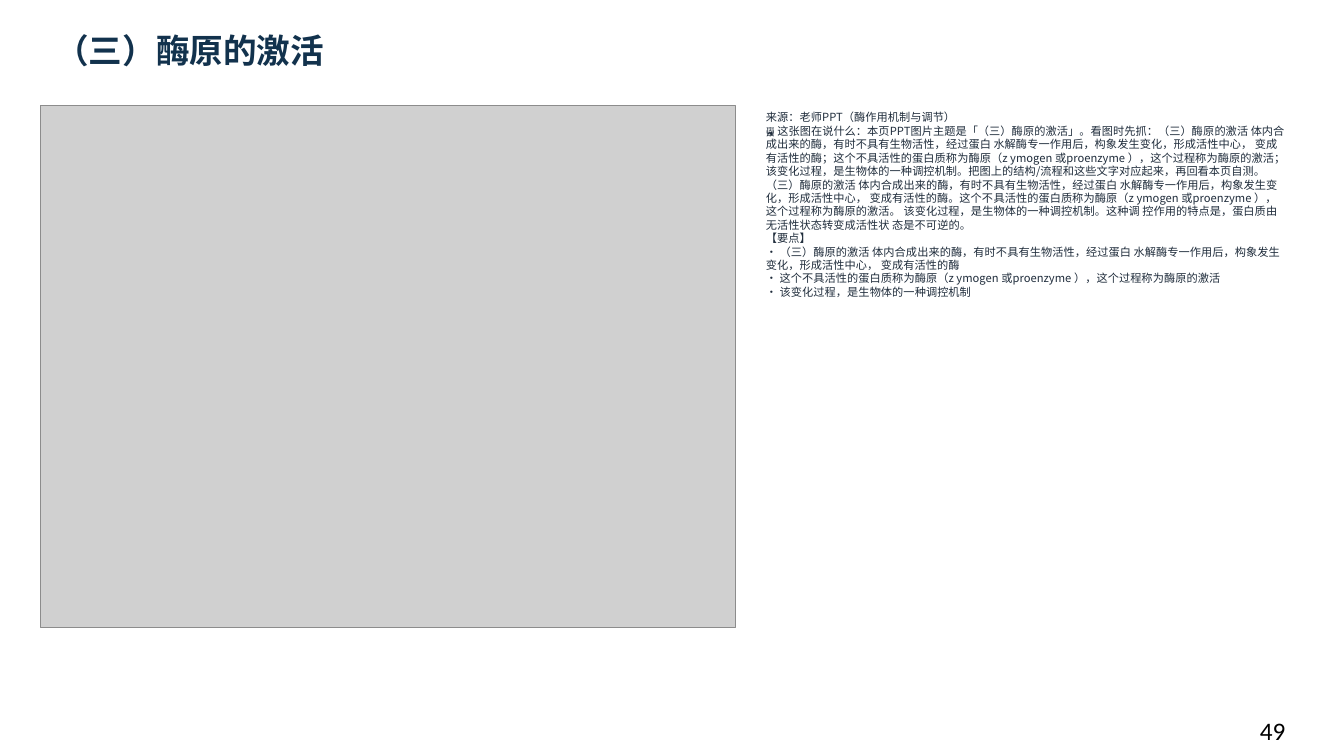
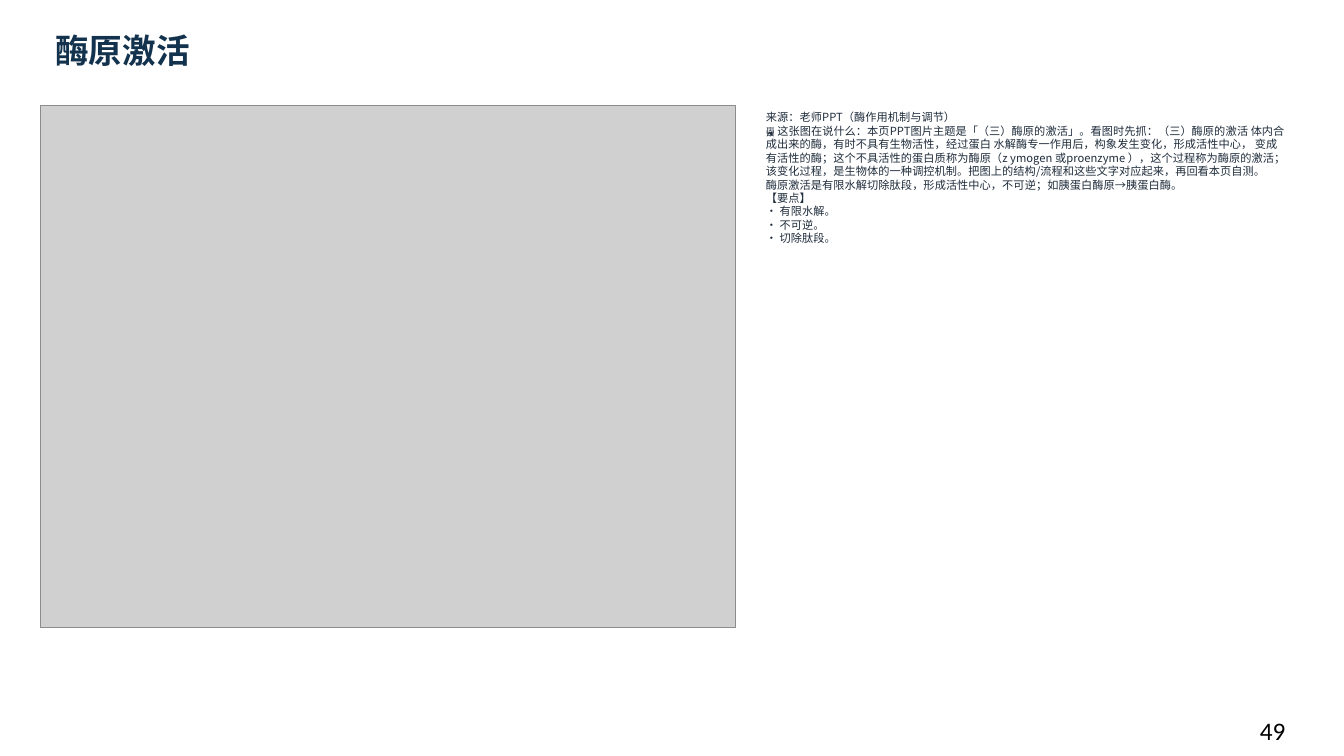
Before and after one commit to newkan-li/Biochemistry, a slide deck: slide 49 of downloads/bc08-ai-style.pptx. Drawn at 1344x756 pixels with LibreOffice and Linux fonts; fonts in the diff are those of the drawing; grey boxes stand for pictures. Boxes give left, top, right and bottom in pixels: in the first picture for what was removed or moved away, otherwise in the second. Text is boxed around its words. In the diff, an @@ line names an element or a change of style, - is before the commit and + after.

```diff
--- a/downloads/bc08-ai-style.pptx
+++ b/downloads/bc08-ai-style.pptx
@@ text at [55, 34, 189, 66]: text changed @@
-（三）酶原的激活
+酶原激活
@@ text at [766, 111, 1285, 243]: text changed @@
-来源：老师PPT（酶作用机制与调节）
-🖼 这张图在说什么：本页PPT图片主题是「（三）酶原的激活」。看图时先抓：（三）酶原的激活 体内合成出来的酶，有时不具有生物活性，经过蛋白 水解酶专一作用后，构象发生变化，形成活性中心， 变成有活性的酶；这个不具活性的蛋白质称为酶原（z ymogen 或proenzyme ），这个过程称为酶原的激活；该变化过程，是生物体的一种调控机制。把图上的结构/流程和这些文字对应起来，再回看本页自测。
-（三）酶原的激活 体内合成出来的酶，有时不具有生物活性，经过蛋白 水解酶专一作用后，构象发生变化，形成活性中心， 变成有活性的酶。这个不具活性的蛋白质称为酶原（z ymogen 或proenzyme ），这个过程称为酶原的激活。 该变化过程，是生物体的一种调控机制。这种调 控作用的特点是，蛋白质由无活性状态转变成活性状 态是不可逆的。
-【要点】
-• （三）酶原的激活 体内合成出来的酶，有时不具有生物活性，经过蛋白 水解酶专一作用后，构象发生变化，形成活性中心， 变成有活性的酶
-• 这个不具活性的蛋白质称为酶原（z ymogen 或proenzyme ），这个过程称为酶原的激活
-• 该变化过程，是生物体的一种调控机制
+来源：老师PPT（酶作用机制与调节）
+🖼 这张图在说什么：本页PPT图片主题是「（三）酶原的激活」。看图时先抓：（三）酶原的激活 体内合成出来的酶，有时不具有生物活性，经过蛋白 水解酶专一作用后，构象发生变化，形成活性中心， 变成有活性的酶；这个不具活性的蛋白质称为酶原（z ymogen 或proenzyme ），这个过程称为酶原的激活；该变化过程，是生物体的一种调控机制。把图上的结构/流程和这些文字对应起来，再回看本页自测。
+酶原激活是有限水解切除肽段，形成活性中心，不可逆；如胰蛋白酶原→胰蛋白酶。
+【要点】
+• 有限水解。
+• 不可逆。
+• 切除肽段。
```
Also in this commit, not shown: 41 other slides changed, 5 other files.
